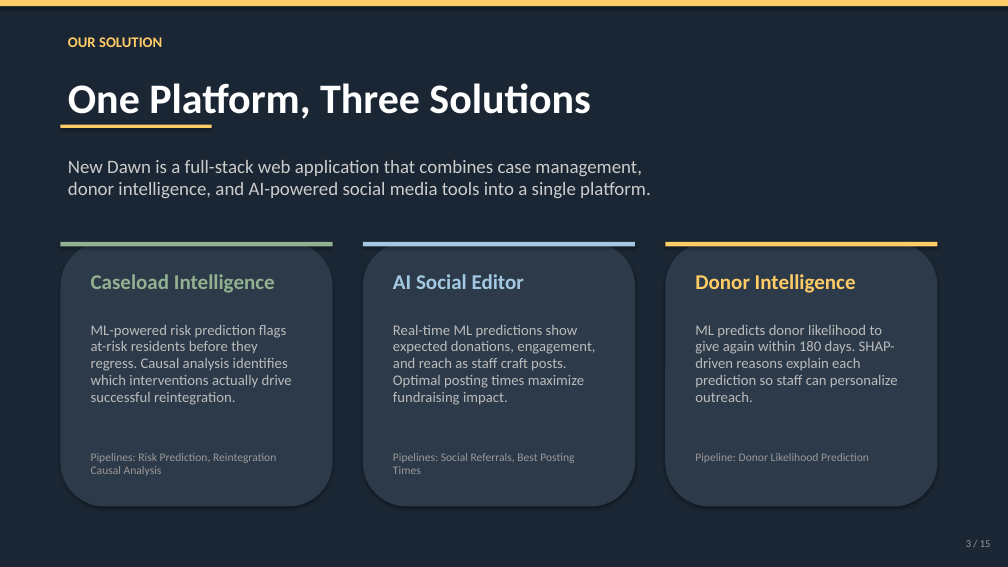
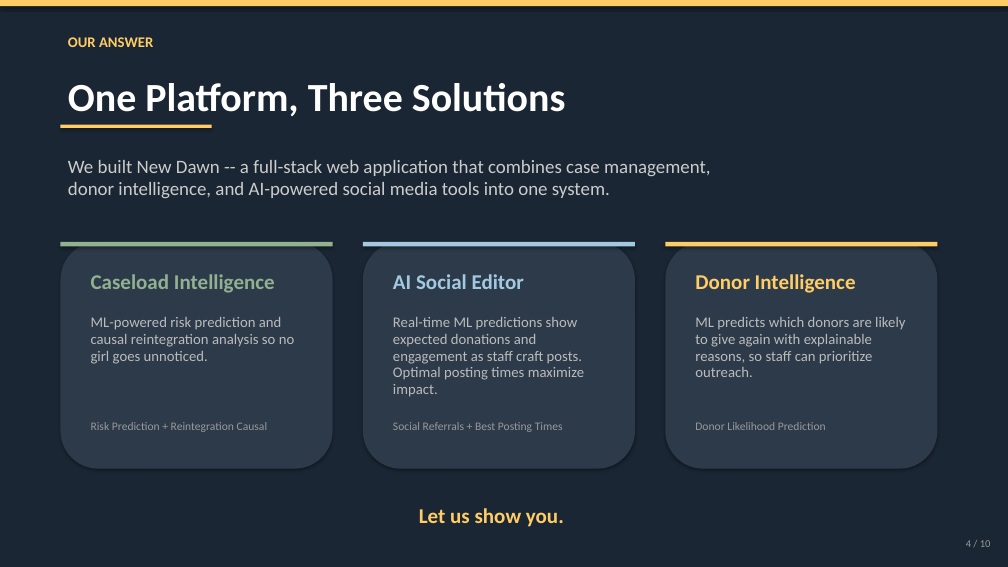
Before and after one commit to linklyns/New-Dawn, a slide deck: slide 4 of presentation/New_Dawn_Presentation.pptx (slide 3 before the commit). Drawn at 1008x567 pixels with LibreOffice and Linux fonts; fonts in the diff are those of the drawing. Boxes give left, top, right and bottom in pixels: in the first picture for what was removed or moved away, otherwise in the second. Text is boxed around its words. In the diff, an @@ line names an element or a change of style, - is before the commit and + after.

```diff
--- a/presentation/New_Dawn_Presentation.pptx
+++ b/presentation/New_Dawn_Presentation.pptx
@@ text at box(68, 37, 153, 47): text changed @@
-OUR SOLUTION
+OUR ANSWER
@@ text "One Platform, Three Solutions" at box(68, 83, 566, 116): size 40 to 38 pt; line spacing 48pt to 45pt @@
@@ text at box(68, 160, 711, 198): text changed @@
-New Dawn is a full-stack web application that combines case management,
-donor intelligence, and AI-powered social media tools into a single platform.
+We built New Dawn -- a full-stack web application that combines case management,
+donor intelligence, and AI-powered social media tools into one system.
@@ rounded rectangle: place and size @@
-rounded rectangle at box(60, 242, 333, 507)
+rounded rectangle at box(60, 242, 333, 469)
@@ rounded rectangle: place and size @@
-rounded rectangle at box(363, 242, 635, 507)
+rounded rectangle at box(363, 242, 635, 469)
@@ rounded rectangle: place and size @@
-rounded rectangle at box(665, 242, 938, 507)
+rounded rectangle at box(665, 242, 938, 469)
@@ text at box(91, 317, 294, 364): text changed @@
-ML-powered risk prediction flags at-risk residents before they regress. Causal analysis identifies which interventions actually drive successful reintegration.
+ML-powered risk prediction and causal reintegration analysis so no girl goes unnoticed.
@@ text at box(393, 317, 584, 397): text changed @@
-Real-time ML predictions show expected donations, engagement, and reach as staff craft posts. Optimal posting times maximize fundraising impact.
+Real-time ML predictions show expected donations and engagement as staff craft posts. Optimal posting times maximize impact.
@@ text at box(695, 317, 905, 377): text changed @@
-ML predicts donor likelihood to give again within 180 days. SHAP-driven reasons explain each prediction so staff can personalize outreach.
+ML predicts which donors are likely to give again with explainable reasons, so staff can prioritize outreach.
@@ text at box(91, 422, 268, 432): text changed @@
-Pipelines: Risk Prediction, Reintegration Causal Analysis
+Risk Prediction + Reintegration Causal
@@ text at box(393, 422, 563, 432): text changed @@
-Pipelines: Social Referrals, Best Posting Times
+Social Referrals + Best Posting Times
@@ text at box(695, 422, 826, 430): text changed @@
-Pipeline: Donor Likelihood Prediction
+Donor Likelihood Prediction
@@ text added at box(419, 508, 564, 527), 20 pt, text #FFCC66, bold @@
+Let us show you.
@@ text at box(966, 540, 991, 547): text changed @@
-3 / 15
+4 / 10
```
Also in this commit, not shown: 6 other slides changed, 3 slides added, 8 slides removed, 1 other file.
